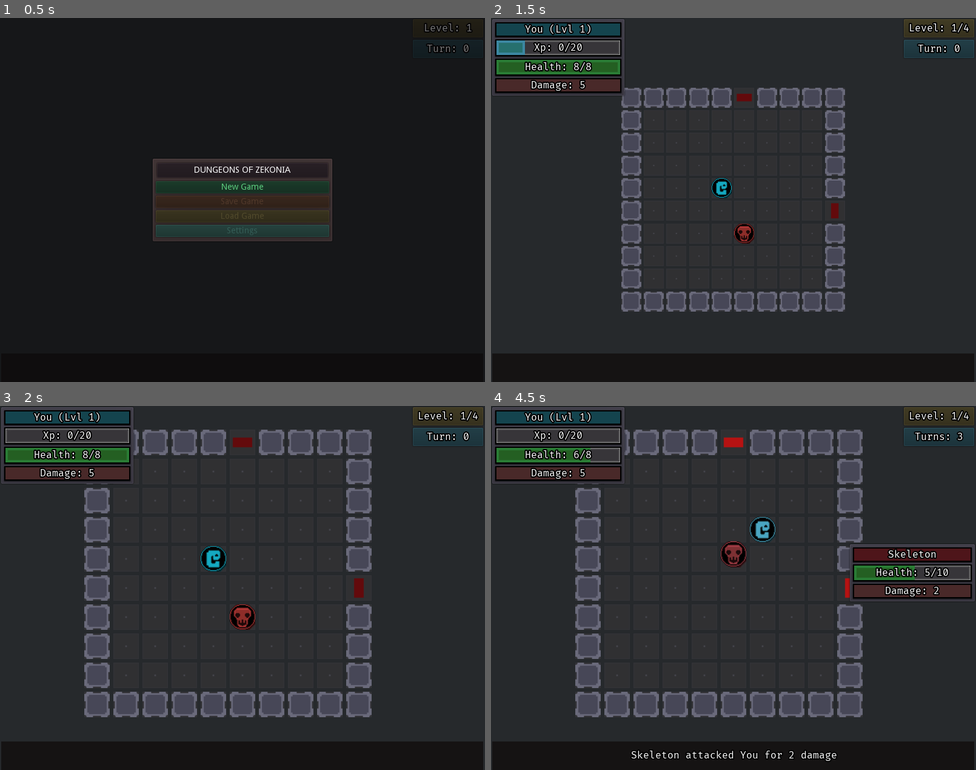
Above: before the commit, frames 1-4 (two rows, left to right).
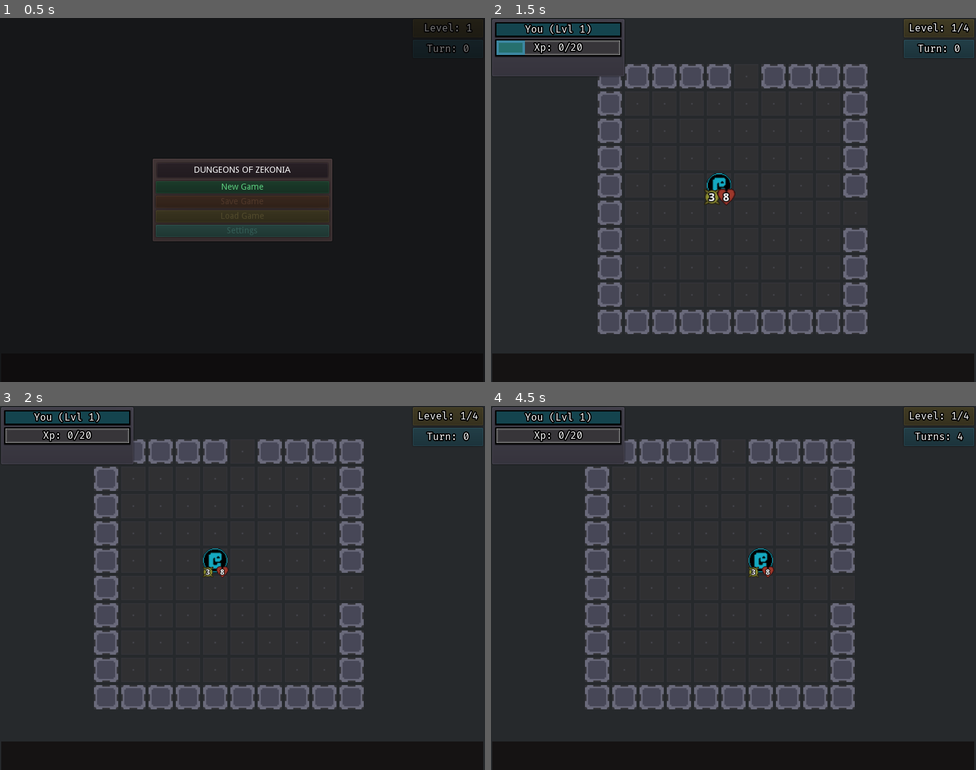
Above: after the commit, the same moments.

Repository: ZenCoderGames/ZRoguelikeGame
Game: Godot game, scene res://scene/main/MainScene.tscn
The game is run twice, just before and just after one commit, with the same random seed, the same clock (stepped at 60 frames per second) and the same inputs.
Inputs:
- Up to frame 1 (0.5 s): no input
- Up to frame 2 (1.5 s): click "New Game" at 0.5 s; click "Choose" at 1.25 s
- Up to frame 3 (2 s): no input
- Up to frame 4 (4.5 s): tap Enter at 2, 4.25 s; hold Right (move_right) 2.03-2.78 s; tap S (cam_move_down) at 2.1 s; tap Space at 2.75 s; hold Down (move_down) 2.78-3.53 s; tap A (cam_move_left) at 2.85 s; hold Right (move_right) 3.53-4.28 s; tap D (cam_move_right) at 3.6 s; hold Up (move_up) from 4.28 s (still down); tap W (cam_move_up) at 4.35 s

Frame 1 is identical in both runs. In frame 2, 20% of the frame differs, in the area x 0-78%, y 11-87%; in frame 3, 15%; in frame 4, 18%.

Commit message:
CharPropUIElements Update

Diff:
--- a/entity/characters/Dwarf.tscn
+++ b/entity/characters/Automaton.tscn
@@ -1,16 +1,16 @@
-[gd_scene load_steps=5 format=2]
+[gd_scene load_steps=6 format=2]
 
 [ext_resource path="res://resource/curses_vector_24x36.png" type="Texture" id=1]
 [ext_resource path="res://scripts/battle/instance/characters/EnemyCharacter.gd" type="Script" id=2]
 [ext_resource path="res://ui/battle/DamageText.tscn" type="PackedScene" id=3]
+[ext_resource path="res://ui/battle/CharPropUI.tscn" type="PackedScene" id=4]
 
 [sub_resource type="AtlasTexture" id=1]
 flags = 4
 atlas = ExtResource( 1 )
-region = Rect2( 96, 216, 24, 36 )
+region = Rect2( 24, 144, 23, 36 )
 
-[node name="Dwarf" type="Sprite"]
-self_modulate = Color( 0.643137, 0.239216, 0.278431, 1 )
+[node name="Automaton" type="Sprite"]
 position = Vector2( 209, 69 )
 texture = SubResource( 1 )
 script = ExtResource( 2 )
@@ -40,3 +40,5 @@
 color = Color( 0, 0.811765, 0.0705882, 1 )
 
 [node name="DamageText" parent="." instance=ExtResource( 3 )]
+
+[node name="CharacterUI" parent="." instance=ExtResource( 4 )]
--- a/entity/characters/Dragon.tscn
+++ b/entity/characters/Dragon.tscn
@@ -1,18 +1,13 @@
 [gd_scene load_steps=5 format=2]
 
-[ext_resource path="res://resource/curses_vector_24x36.png" type="Texture" id=1]
+[ext_resource path="res://sourceArt/Enemies/Dragon_01.png" type="Texture" id=1]
 [ext_resource path="res://scripts/battle/instance/characters/EnemyCharacter.gd" type="Script" id=2]
 [ext_resource path="res://ui/battle/DamageText.tscn" type="PackedScene" id=3]
+[ext_resource path="res://ui/battle/CharPropUI.tscn" type="PackedScene" id=4]
 
-[sub_resource type="AtlasTexture" id=1]
-flags = 4
-atlas = ExtResource( 1 )
-region = Rect2( 96, 144, 22, 36 )
-
-[node name="Dwarf" type="Sprite"]
-self_modulate = Color( 0.643137, 0.239216, 0.278431, 1 )
+[node name="Dragon" type="Sprite"]
 position = Vector2( 209, 69 )
-texture = SubResource( 1 )
+texture = ExtResource( 1 )
 script = ExtResource( 2 )
 
 [node name="HealthBarUI" type="ColorRect" parent="."]
@@ -40,3 +35,5 @@
 color = Color( 0, 0.811765, 0.0705882, 1 )
 
 [node name="DamageText" parent="." instance=ExtResource( 3 )]
+
+[node name="CharacterUI" parent="." instance=ExtResource( 4 )]
--- a/entity/characters/Giant.tscn
+++ b/entity/characters/Giant.tscn
@@ -1,18 +1,13 @@
 [gd_scene load_steps=5 format=2]
 
-[ext_resource path="res://resource/curses_vector_24x36.png" type="Texture" id=1]
+[ext_resource path="res://sourceArt/Enemies/Giant_01.png" type="Texture" id=1]
 [ext_resource path="res://ui/battle/DamageText.tscn" type="PackedScene" id=2]
 [ext_resource path="res://scripts/battle/instance/characters/EnemyCharacter.gd" type="Script" id=3]
-
-[sub_resource type="AtlasTexture" id=1]
-flags = 4
-atlas = ExtResource( 1 )
-region = Rect2( 168, 144, 24, 36 )
+[ext_resource path="res://ui/battle/CharPropUI.tscn" type="PackedScene" id=4]
 
 [node name="Giant" type="Sprite"]
-self_modulate = Color( 0.643137, 0.239216, 0.278431, 1 )
 position = Vector2( 209, 69 )
-texture = SubResource( 1 )
+texture = ExtResource( 1 )
 script = ExtResource( 3 )
 
 [node name="HealthBarUI" type="ColorRect" parent="."]
@@ -40,3 +35,5 @@
 color = Color( 0, 0.811765, 0.0705882, 1 )
 
 [node name="DamageText" parent="." instance=ExtResource( 2 )]
+
+[node name="CharacterUI" parent="." instance=ExtResource( 4 )]
--- a/entity/characters/Player.tscn
+++ b/entity/characters/Player.tscn
@@ -1,10 +1,11 @@
-[gd_scene load_steps=11 format=2]
+[gd_scene load_steps=12 format=2]
 
 [ext_resource path="res://sourceArt/Player/Player_01.png" type="Texture" id=1]
 [ext_resource path="res://ui/battle/DamageText.tscn" type="PackedScene" id=2]
 [ext_resource path="res://scripts/battle/instance/characters/PlayerCharacter.gd" type="Script" id=3]
 [ext_resource path="res://sourceArt/Player/LevelUp.png" type="Texture" id=4]
 [ext_resource path="res://resource/fonts/connection/ConnectionBold.otf" type="DynamicFontData" id=5]
+[ext_resource path="res://ui/battle/CharPropUI.tscn" type="PackedScene" id=6]
 
 [sub_resource type="AtlasTexture" id=2]
 flags = 4
@@ -50,7 +51,7 @@
 scale = Vector2( 0.75, 0.75 )
 frames = SubResource( 5 )
 animation = "levelUpLoop"
-frame = 1
+frame = 2
 playing = true
 
 [node name="LevelUpLabel" type="Label" parent="."]
@@ -65,3 +66,5 @@
 text = "LEVEL UP"
 align = 1
 valign = 1
+
+[node name="CharacterUI" parent="." instance=ExtResource( 6 )]
--- a/entity/characters/Rat.tscn
+++ b/entity/characters/Rat.tscn
@@ -1,11 +1,11 @@
-[gd_scene load_steps=4 format=2]
+[gd_scene load_steps=5 format=2]
 
 [ext_resource path="res://sourceArt/Enemies/Rat_01.png" type="Texture" id=1]
 [ext_resource path="res://scripts/battle/instance/characters/EnemyCharacter.gd" type="Script" id=2]
 [ext_resource path="res://ui/battle/DamageText.tscn" type="PackedScene" id=3]
+[ext_resource path="res://ui/battle/CharPropUI.tscn" type="PackedScene" id=4]
 
 [node name="Rat" type="Sprite"]
-self_modulate = Color( 0.643137, 0.239216, 0.278431, 1 )
 position = Vector2( 209, 69 )
 texture = ExtResource( 1 )
 script = ExtResource( 2 )
@@ -35,3 +35,5 @@
 color = Color( 0, 0.811765, 0.0705882, 1 )
 
 [node name="DamageText" parent="." instance=ExtResource( 3 )]
+
+[node name="CharacterUI" parent="." instance=ExtResource( 4 )]
--- a/entity/characters/Serpent.tscn
+++ b/entity/characters/Serpent.tscn
@@ -1,11 +1,11 @@
-[gd_scene load_steps=4 format=2]
+[gd_scene load_steps=5 format=2]
 
 [ext_resource path="res://sourceArt/Enemies/Serpent_01.png" type="Texture" id=1]
 [ext_resource path="res://scripts/battle/instance/characters/EnemyCharacter.gd" type="Script" id=2]
 [ext_resource path="res://ui/battle/DamageText.tscn" type="PackedScene" id=3]
+[ext_resource path="res://ui/battle/CharPropUI.tscn" type="PackedScene" id=4]
 
 [node name="Serpent" type="Sprite"]
-self_modulate = Color( 0.643137, 0.239216, 0.278431, 1 )
 position = Vector2( 209, 69 )
 texture = ExtResource( 1 )
 script = ExtResource( 2 )
@@ -35,3 +35,5 @@
 color = Color( 0, 0.811765, 0.0705882, 1 )
 
 [node name="DamageText" parent="." instance=ExtResource( 3 )]
+
+[node name="CharacterUI" parent="." instance=ExtResource( 4 )]
--- a/entity/characters/Skeleton.tscn
+++ b/entity/characters/Skeleton.tscn
@@ -1,12 +1,11 @@
-[gd_scene load_steps=4 format=2]
+[gd_scene load_steps=5 format=2]
 
 [ext_resource path="res://sourceArt/Enemies/Skeleton_01.png" type="Texture" id=1]
 [ext_resource path="res://scripts/battle/instance/characters/EnemyCharacter.gd" type="Script" id=2]
 [ext_resource path="res://ui/battle/DamageText.tscn" type="PackedScene" id=3]
+[ext_resource path="res://ui/battle/CharPropUI.tscn" type="PackedScene" id=4]
 
 [node name="Skeleton" type="Sprite"]
-self_modulate = Color( 0.643137, 0.239216, 0.278431, 1 )
-position = Vector2( 209, 69 )
 texture = ExtResource( 1 )
 script = ExtResource( 2 )
 
@@ -35,3 +34,5 @@
 color = Color( 0, 0.811765, 0.0705882, 1 )
 
 [node name="DamageText" parent="." instance=ExtResource( 3 )]
+
+[node name="CharacterUI" parent="." instance=ExtResource( 4 )]
--- a/project.godot
+++ b/project.godot
@@ -103,6 +103,11 @@
 "class": "BattleView",
 "language": "GDScript",
 "path": "res://scripts/battle/BattleView.gd"
+}, {
+"base": "Node2D",
+"class": "CharPropUI",
+"language": "GDScript",
+"path": "res://scripts/battle/ui/CharPropUI.gd"
 }, {
 "base": "Node",
 "class": "Character",
@@ -284,6 +289,7 @@
 "BattleInstance": "",
 "BattleUI": "",
 "BattleView": "",
+"CharPropUI": "",
 "Character": "",
 "CharacterData": "",
 "CharacterSelectItemUI": "",
--- a/resource/characters.json
+++ b/resource/characters.json
@@ -12,7 +12,7 @@
 					},
 					{
 						"type": "STRENGTH",
-						"value": 5
+						"value": 3
 					}
 				],
 				"moveAction": {
@@ -39,7 +39,7 @@
 					},
 					{
 						"type": "STRENGTH",
-						"value": 3
+						"value": 1
 					}
 				],
 				"moveAction": {
--- a/scene/main/MainScene.tscn
+++ b/scene/main/MainScene.tscn
@@ -41,7 +41,6 @@
 [node name="Battle" type="Node2D" parent="."]
 script = ExtResource( 4 )
 timeBetweenMoves = 0.2
-debugSpawnEnemyInFirstRoom = "SKELETON"
 
 [node name="PlayerInput" type="Node" parent="Battle"]
 script = ExtResource( 3 )
@@ -59,7 +58,7 @@
 dimEndColor = Color( 0.241572, 0.246094, 0.104782, 1 )
 playerDamageColor = Color( 0.0823529, 0.666667, 0.760784, 1 )
 playerLevelUpColor = Color( 0.803922, 0.882353, 0.0980392, 1 )
-enemyDamageColor = Color( 0.72549, 0.223529, 0.223529, 1 )
+enemyDamageColor = Color( 0.72549, 0.376471, 0.223529, 1 )
 itemGearColor = Color( 0.368627, 0.603922, 0.184314, 1 )
 itemConsumableColor = Color( 0.203922, 0.466667, 0.74902, 1 )
 itemSpellColor = Color( 0.552941, 0.196078, 0.639216, 1 )
@@ -70,7 +69,7 @@
 [node name="Camera2D" type="Camera2D" parent="."]
 position = Vector2( 400, 300 )
 current = true
-zoom = Vector2( 1.2, 1.2 )
+zoom = Vector2( 0.8, 0.8 )
 script = ExtResource( 1 )
 
 [node name="CanvasLayer" type="CanvasLayer" parent="."]
--- a/scripts/battle/DungeonCamera.gd
+++ b/scripts/battle/DungeonCamera.gd
@@ -4,7 +4,7 @@
 
 var player
 
-const ZOOM_ON_COMBAT:float = 0.45
+const ZOOM_ON_COMBAT:float = 0.0
 
 onready var noise = OpenSimplexNoise.new()
 var noise_y = 0
--- a/scripts/battle/instance/characters/Character.gd
+++ b/scripts/battle/instance/characters/Character.gd
@@ -48,6 +48,7 @@
 signal OnStatusEffectRemoved(character, statusEffect)
 
 signal OnTurnCompleted()
+signal OnInitialized()
 
 var originalColor:Color
 
@@ -55,11 +56,12 @@
 	charData = charDataVal
 	displayName = charData.displayName
 	team = teamVal
-	originalColor = self.self_modulate
-	if team==Constants.TEAM.ENEMY:
+	if team == Constants.TEAM.PLAYER:
+		originalColor = Dungeon.battleInstance.view.playerDamageColor
+		damageText.self_modulate = Dungeon.battleInstance.view.enemyDamageColor
+	elif team == Constants.TEAM.ENEMY:
+		originalColor = Dungeon.battleInstance.view.enemyDamageColor
 		damageText.self_modulate = Dungeon.battleInstance.view.playerDamageColor
-	else:
-		damageText.self_modulate = Dungeon.battleInstance.view.enemyDamageColor
 
 	# Stats
 	for statData in charData.statDataList:
@@ -80,6 +82,8 @@
 
 	inventory = Inventory.new(self)
 	equipment = Equipment.new(self)
+
+	emit_signal("OnInitialized")
 
 # MOVEMENT
 func move(x, y):
@@ -258,7 +262,7 @@
 			Utils.create_return_tween_vector2(self, "position", self.position, self.position + Vector2(0, 10), 0.05, Tween.TRANS_LINEAR, Tween.TRANS_LINEAR)
 
 	show_hit_flash()
-	show_damage_text(entity, dmg)
+	#show_damage_text(entity, dmg)
 
 func show_hit_flash():
 	self.self_modulate = Color.white
--- a/scripts/battle/instance/characters/PlayerCharacter.gd
+++ b/scripts/battle/instance/characters/PlayerCharacter.gd
@@ -72,6 +72,9 @@
 	emit_signal("OnXPGained")
 
 func _level_up():
+	# DISABLING FOR NOW
+	return
+
 	modify_absolute_stat_value(StatData.STAT_TYPE.VITALITY, 1)
 	modify_absolute_stat_value(StatData.STAT_TYPE.STRENGTH, 1)
 	refresh_linked_stat_value(StatData.STAT_TYPE.HEALTH)
--- a/scripts/battle/ui/BattleUI.gd
+++ b/scripts/battle/ui/BattleUI.gd
@@ -88,10 +88,11 @@
 		return
 
 	if entity is Character:
-		var newCharUI = CharacterUI.instance()
-		infoPanel.add_child(newCharUI)
-		infoPanelObjects.append(newCharUI)
-		newCharUI.init(entity)
+		pass
+		#var newCharUI = CharacterUI.instance()
+		#infoPanel.add_child(newCharUI)
+		#infoPanelObjects.append(newCharUI)
+		#newCharUI.init(entity)
 	elif entity is Item:
 		var newItemUI = ItemUI.instance()
 		infoPanel.add_child(newItemUI)
--- /dev/null
+++ b/scripts/battle/ui/CharPropUI.gd
@@ -0,0 +1,49 @@
+extends Node2D
+
+class_name CharPropUI
+
+onready var attackPanel:Sprite = $Attack
+onready var attackLabel:Label = $Attack/AttackLabel
+onready var healthPanel:Sprite = $Health
+onready var healthLabel:Label = $Health/HealthLabel
+
+var parentCharacter:Character
+
+var prevDamageVal:int
+var prevHealthVal:int
+
+func _ready():
+	get_parent().connect("OnInitialized", self, "init_parent_char")
+
+func init_parent_char():
+	parentCharacter = get_parent()
+	_update_stats()
+
+	parentCharacter.connect("OnStatChanged", self, "_on_char_stat_changed")
+
+func _on_char_stat_changed(statChangeChar):
+	if parentCharacter==statChangeChar:
+		_update_stats()
+
+func _update_stats():
+	update_attack(parentCharacter.get_damage())
+	update_health(parentCharacter.get_health())
+
+func update_attack(val:int):
+	if prevDamageVal!=val:
+		attackLabel.text = str(val)
+		animate_panel(attackPanel, attackLabel, val)
+	prevDamageVal = val
+
+func update_health(val:int):
+	if prevHealthVal!=val:
+		healthLabel.text = str(val)
+		animate_panel(healthPanel, healthLabel, val)
+	prevHealthVal = val
+
+func animate_panel(panel, label, newVal):
+	var startScale:Vector2 = Vector2(0.5, 0.5)
+	var endScale:Vector2 = Vector2(0.75, 0.75)
+	Utils.create_return_tween_vector2(panel, "scale", startScale, endScale, 0.15, Tween.TRANS_BOUNCE, Tween.TRANS_LINEAR, 0.5)
+	yield(get_tree().create_timer(0.1), "timeout")
+	label.text = str(newVal)
--- a/scripts/library/Utils.gd
+++ b/scripts/library/Utils.gd
@@ -34,7 +34,10 @@
 	tween.start()
 	return tween
 
-func create_return_tween_vector2(node, fieldName, startPose, endPose, duration, transType, easeType):
+func create_return_tween_vector2(node, fieldName, startPose, endPose, duration, transType, easeType, delayDuration:float=-1):
+	if delayDuration==-1:
+		delayDuration = duration
+
 	var tween = Tween.new()
 	add_child(tween)
 	tween.interpolate_property(
--- /dev/null
+++ b/ui/battle/CharPropUI.tscn
@@ -0,0 +1,52 @@
+[gd_scene load_steps=6 format=2]
+
+[ext_resource path="res://sourceArt/Random/CharAttack.png" type="Texture" id=1]
+[ext_resource path="res://resource/fonts/droid-sans/DroidSans-Bold.ttf" type="DynamicFontData" id=2]
+[ext_resource path="res://sourceArt/Random/CharHealth.png" type="Texture" id=3]
+[ext_resource path="res://scripts/battle/ui/CharPropUI.gd" type="Script" id=4]
+
+[sub_resource type="DynamicFont" id=1]
+size = 20
+outline_size = 2
+outline_color = Color( 0.0627451, 0.0588235, 0.0588235, 1 )
+use_filter = true
+font_data = ExtResource( 2 )
+
+[node name="CharacterUI" type="Node2D"]
+script = ExtResource( 4 )
+
+[node name="Attack" type="Sprite" parent="."]
+self_modulate = Color( 0.717647, 0.709804, 0.270588, 1 )
+position = Vector2( -9.5, 15 )
+scale = Vector2( 0.5, 0.5 )
+texture = ExtResource( 1 )
+
+[node name="AttackLabel" type="Label" parent="Attack"]
+margin_left = -19.5555
+margin_top = -12.4445
+margin_right = 20.4445
+margin_bottom = 11.5555
+custom_colors/font_color = Color( 1, 1, 1, 1 )
+custom_fonts/font = SubResource( 1 )
+text = "9"
+align = 1
+valign = 1
+autowrap = true
+
+[node name="Health" type="Sprite" parent="."]
+self_modulate = Color( 0.796078, 0.270588, 0.231373, 1 )
+position = Vector2( 9.5, 15 )
+scale = Vector2( 0.5, 0.5 )
+texture = ExtResource( 3 )
+
+[node name="HealthLabel" type="Label" parent="Health"]
+margin_left = -19.5555
+margin_top = -12.4445
+margin_right = 20.4445
+margin_bottom = 11.5555
+custom_colors/font_color = Color( 1, 1, 1, 1 )
+custom_fonts/font = SubResource( 1 )
+text = "9"
+align = 1
+valign = 1
+autowrap = true
--- a/ui/battle/CharacterUI.tscn
+++ b/ui/battle/CharacterUI.tscn
@@ -37,13 +37,13 @@
 margin_left = 7.0
 margin_top = 7.0
 margin_right = 215.0
-margin_bottom = 123.0
+margin_bottom = 91.0
 size_flags_horizontal = 3
 size_flags_vertical = 3
 
 [node name="Base" type="VBoxContainer" parent="HSplitContainer"]
 margin_right = 208.0
-margin_bottom = 116.0
+margin_bottom = 84.0
 size_flags_horizontal = 3
 size_flags_vertical = 3
 
@@ -109,6 +109,7 @@
 valign = 1
 
 [node name="Health" type="PanelContainer" parent="HSplitContainer/Base"]
+visible = false
 margin_top = 60.0
 margin_right = 208.0
 margin_bottom = 88.0
@@ -136,9 +137,10 @@
 valign = 1
 
 [node name="Damage" type="PanelContainer" parent="HSplitContainer/Base"]
-margin_top = 92.0
-margin_right = 208.0
-margin_bottom = 116.0
+visible = false
+margin_top = 60.0
+margin_right = 208.0
+margin_bottom = 84.0
 custom_styles/panel = ExtResource( 3 )
 
 [node name="Bg" type="ColorRect" parent="HSplitContainer/Base/Damage"]
@@ -159,8 +161,8 @@
 
 [node name="NonBase" type="HSplitContainer" parent="HSplitContainer"]
 visible = false
-margin_left = 198.0
-margin_right = 316.0
+margin_left = 146.0
+margin_right = 208.0
 margin_bottom = 84.0
 size_flags_horizontal = 3
 size_flags_vertical = 3
Binary file added: sourceArt/Enemies/Automaton_01.aseprite
Binary file added: sourceArt/Enemies/Dragon_01.aseprite
Binary file added: sourceArt/Enemies/Dragon_01.png
Not shown, added: sourceArt/Enemies/Dragon_01.png.import
Binary file added: sourceArt/Enemies/Giant_01.aseprite
Binary file added: sourceArt/Enemies/Giant_01.png
Not shown, added: sourceArt/Enemies/Giant_01.png.import
Binary file added: sourceArt/Random/CharAttack.aseprite
Binary file added: sourceArt/Random/CharAttack.png
Not shown, added: sourceArt/Random/CharAttack.png.import
Binary file added: sourceArt/Random/CharHealth.aseprite
Binary file added: sourceArt/Random/CharHealth.png
(and 4 more such lines)
